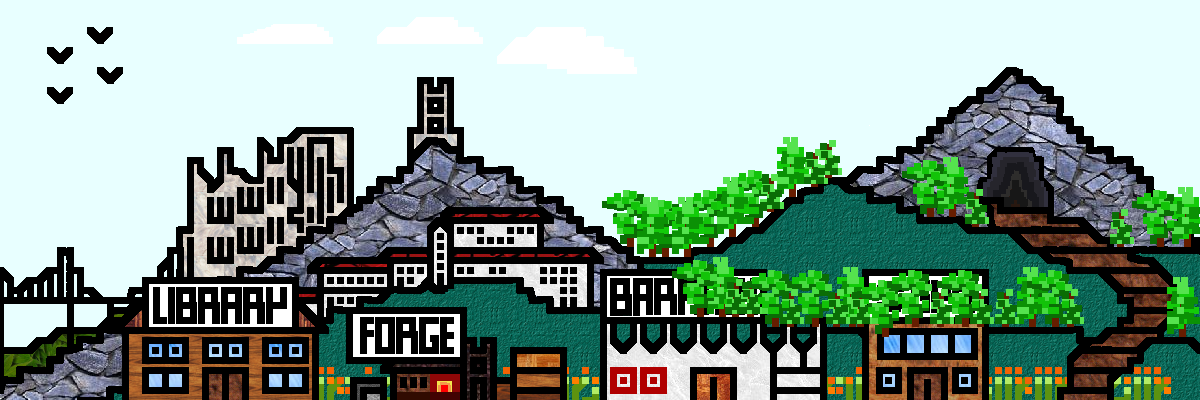
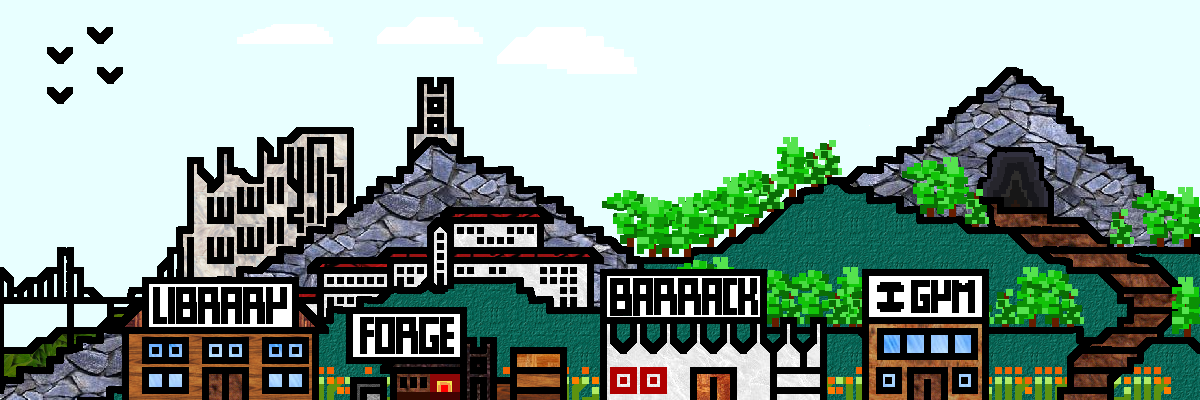
Layered file, before and after one edit (1200 × 400). Changes by layer:
painted on "Cave" over [902, 270, 1200, 337]
moved "All trees" above "Background", painted on it over [672, 177, 1200, 337]
